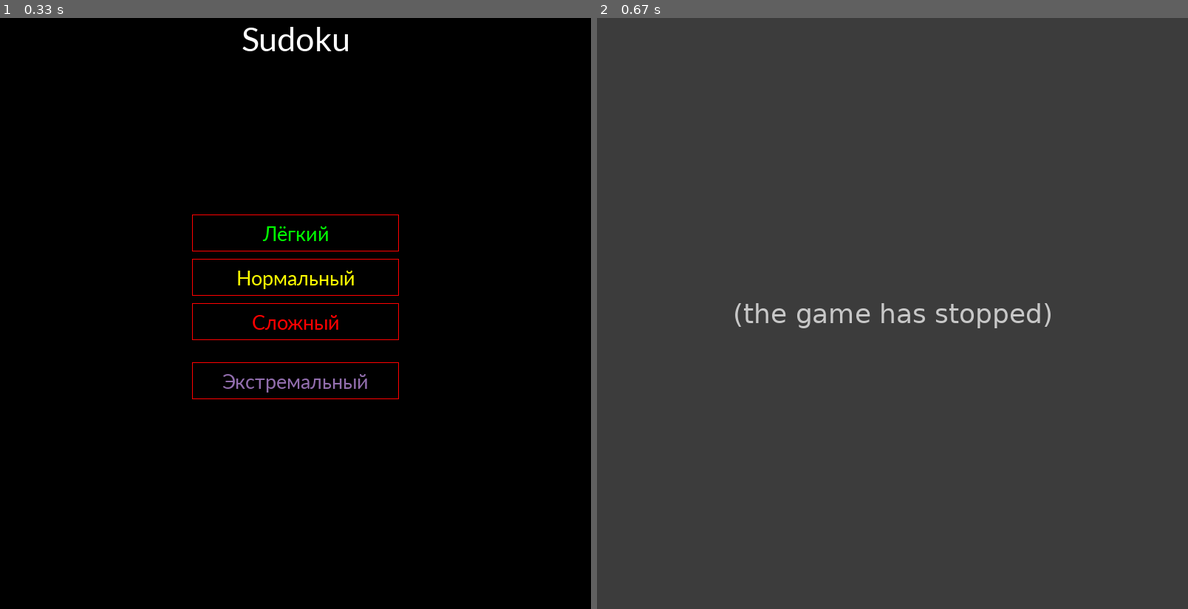
Above: before the commit, frames 1-2 (left to right).
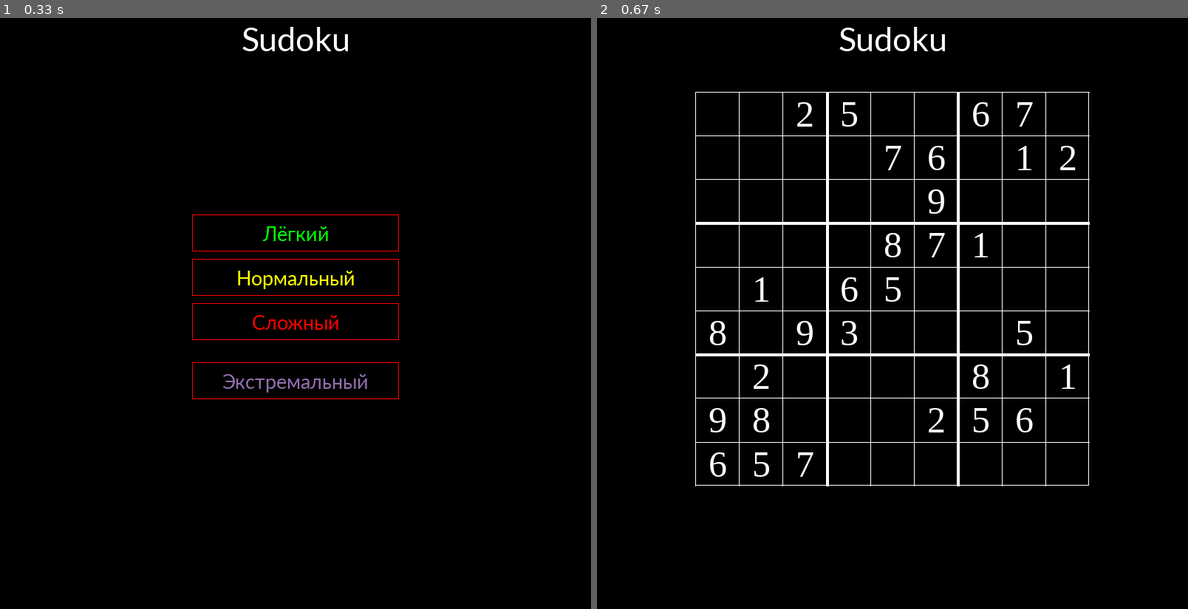
Above: after the commit, the same moments.

Repository: ivanefr/sudoku
Game: pygame game, started from main.py
The game is run twice, just before and just after one commit, with the same random seed, the same clock (stepped at 60 frames per second) and the same inputs.
Inputs (mouse positions are in pixels of both pictures, inside the frame that each line leads up to):
- Up to frame 1 (0.33 s): no input
- Up to frame 2 (0.67 s): click (892, 313) at 0.38 s

Frame 1 is identical in both runs. In frame 2, 100% of the frame differs, in the area x 0-100%, y 0-100%.
Before the commit the program exited at 0.38 s; later frames show no game.

Commit message:
draw field

Diff:
--- a/config.py
+++ b/config.py
@@ -1,6 +1,9 @@
 WIDTH = 800
 HEIGHT = 800
 SIZE = (WIDTH, HEIGHT)
+FIELD_WIDTH = WIDTH / 3 * 2
+FIELD_HEIGHT = FIELD_WIDTH
+CEIL_SIZE = FIELD_HEIGHT / 9
 
 GREEN = (0, 255, 0)
 BLUE = (0, 0, 255)
@@ -13,8 +16,9 @@
 BG_COLOR = BLACK
 FONT_COLOR = WHITE
 BUTTON_COLOR = RED
+FIELD_COLOR = WHITE
 
-EASY_BTN = 1
-NORMAL_BTN = 2
-HARD_BTN = 3
-EXTREME_BTN = 4
+EASY = 1
+NORMAL = 2
+HARD = 3
+EXTREME = 4
--- a/field.py
+++ b/field.py
@@ -1,2 +1,126 @@
+from config import *
+import pygame as pg
+import random
+import solver
+import pygame_func as pg_help
+import copy
+
+
 class Field:
-    def __init__(self, level):
+    def __init__(self, level, n=3):
+        self.n = n
+        self.table = [[((i * n + i // n + j) % (n * n) + 1) for j in range(n * n)] for i in range(n * n)]
+        self.task = [[((i * n + i // n + j) % (n * n) + 1) for j in range(n * n)] for i in range(n * n)]
+        self.level = level
+        self.diff = self.get_difficult()
+
+    def transposing(self):
+        self.table = list(map(list, zip(*self.table)))
+
+    def get_difficult(self):
+        if self.level == EASY:
+            return 40
+        if self.level == NORMAL:
+            return 35
+        if self.level == HARD:
+            return 30
+        else:
+            return 0
+
+    def swap_rows_small(self):
+        area = random.randrange(0, self.n, 1)
+        line1 = random.randrange(0, self.n, 1)
+        n1 = area * self.n + line1
+
+        line2 = random.randrange(0, self.n, 1)
+        while line1 == line2:
+            line2 = random.randrange(0, self.n, 1)
+
+        n2 = area * self.n + line2
+
+        self.table[n1], self.table[n2] = self.table[n2], self.table[n1]
+
+    def swap_colums_small(self):
+        self.transposing()
+        self.swap_rows_small()
+        self.transposing()
+
+    def swap_rows_area(self):
+        area1 = random.randrange(0, self.n, 1)
+
+        area2 = random.randrange(0, self.n, 1)
+        while area1 == area2:
+            area2 = random.randrange(0, self.n, 1)
+
+        for i in range(0, self.n):
+            n1, n2 = area1 * self.n + i, area2 * self.n + i
+            self.table[n1], self.table[n2] = self.table[n2], self.table[n1]
+
+    def swap_colums_area(self):
+        self.transposing()
+        self.swap_rows_area()
+        self.transposing()
+
+    def shuffle(self, amt=10):
+        mix_func = [self.transposing,
+                    self.swap_rows_small,
+                    self.swap_colums_small,
+                    self.swap_rows_area,
+                    self.swap_colums_area]
+        for i in range(1, amt):
+            random.choice(mix_func)()
+        self.task = copy.deepcopy(self.table)
+
+    def generate(self):
+        self.shuffle(15)
+
+        used = [[False for j in range(self.n * self.n)] for i in range(self.n * self.n)]
+        c = 0
+        difficult = self.n ** 4
+        while c < self.n ** 4 and difficult > self.diff:
+            i = random.randrange(0, self.n * self.n, 1)
+            j = random.randrange(0, self.n * self.n, 1)
+            if used[i][j]:
+                continue
+            c += 1
+            used[i][j] = True
+
+            self.task[i][j] = 0
+            difficult -= 1
+
+            temp = []
+            for copy_i in range(0, self.n * self.n):
+                temp.append(self.task[copy_i][:])
+
+            ii = 0
+            for _ in solver.solve_sudoku((self.n, self.n), temp):
+                ii += 1
+
+            if ii != 1:
+                self.task[i][j] = self.table[i][j]
+                difficult += 1
+
+    def draw(self, screen: pg.Surface):
+        pg.draw.rect(screen, FIELD_COLOR,
+                     (WIDTH / 6, 100, FIELD_WIDTH, FIELD_HEIGHT), 1)
+        for i in range(self.n ** 2):
+            w = 1
+            if i == 3 or i == 6:
+                w = 4
+            pg.draw.line(screen, FIELD_COLOR,
+                         (WIDTH / 6, 100 + i * CEIL_SIZE),
+                         (WIDTH / 6 * 5, 100 + i * CEIL_SIZE), w)
+            pg.draw.line(screen, FIELD_COLOR,
+                         (WIDTH / 6 + i * CEIL_SIZE, 100),
+                         (WIDTH / 6 + i * CEIL_SIZE, 100 + FIELD_HEIGHT), w)
+        for i in range(self.n ** 2):
+            for j in range(self.n ** 2):
+                self.draw_ceil(screen, i, j)
+
+    def draw_ceil(self, screen, i, j):
+        if not self.task[i][j]:
+            return
+        text, rect = pg_help.get_text_rect("timesnewroman", str(self.task[i][j]), 50, WHITE)
+        rect.centerx = WIDTH / 6 + (j + 0.5) * CEIL_SIZE
+        rect.centery = 100 + (i + 0.5) * CEIL_SIZE
+        screen.blit(text, rect)
--- a/pygame_func.py
+++ b/pygame_func.py
@@ -24,6 +24,7 @@
     pg.display.update()
     check_exit()
 
+
 def wait_press_buttons(button_arr):
     for event in pg.event.get():
         if event.type == pg.MOUSEBUTTONDOWN:
@@ -33,6 +34,7 @@
                     return button
     return None
 
+
 def get_font(name, size, italic=False, bold=False):
     return pg.font.SysFont(name, size, italic, bold)
 
--- /dev/null
+++ b/solver.py
@@ -0,0 +1,69 @@
+from itertools import product
+
+
+def solve_sudoku(size, grid):
+    R, C = size
+    N = R * C
+    X = ([("rc", rc) for rc in product(range(N), range(N))] +
+         [("rn", rn) for rn in product(range(N), range(1, N + 1))] +
+         [("cn", cn) for cn in product(range(N), range(1, N + 1))] +
+         [("bn", bn) for bn in product(range(N), range(1, N + 1))])
+    Y = dict()
+    for r, c, n in product(range(N), range(N), range(1, N + 1)):
+        b = (r // R) * R + (c // C)  # Box number
+        Y[(r, c, n)] = [
+            ("rc", (r, c)),
+            ("rn", (r, n)),
+            ("cn", (c, n)),
+            ("bn", (b, n))]
+    X, Y = exact_cover(X, Y)
+    for i, row in enumerate(grid):
+        for j, n in enumerate(row):
+            if n:
+                select(X, Y, (i, j, n))
+    for solution in solve(X, Y, []):
+        for (r, c, n) in solution:
+            grid[r][c] = n
+        yield grid
+
+
+def exact_cover(X, Y):
+    X = {j: set() for j in X}
+    for i, row in Y.items():
+        for j in row:
+            X[j].add(i)
+    return X, Y
+
+
+def solve(X, Y, solution):
+    if not X:
+        yield list(solution)
+    else:
+        c = min(X, key=lambda x: len(X[x]))
+        for r in list(X[c]):
+            solution.append(r)
+            cols = select(X, Y, r)
+            for s in solve(X, Y, solution):
+                yield s
+            deselect(X, Y, r, cols)
+            solution.pop()
+
+
+def select(X, Y, r):
+    cols = []
+    for j in Y[r]:
+        for i in X[j]:
+            for k in Y[i]:
+                if k != j:
+                    X[k].remove(i)
+        cols.append(X.pop(j))
+    return cols
+
+
+def deselect(X, Y, r, cols):
+    for j in reversed(Y[r]):
+        X[j] = cols.pop()
+        for i in X[j]:
+            for k in Y[i]:
+                if k != j:
+                    X[k].add(i)
--- a/sudoku.py
+++ b/sudoku.py
@@ -2,6 +2,7 @@
 import pygame_func as pg_help
 from config import *
 from button import Button
+from field import Field
 
 
 class Sudoku:
@@ -15,8 +16,23 @@
         self.draw_start_window()
         self.run()
 
+    def reset(self):
+        self.screen.fill(BLACK)
+
     def run(self):
-        ...
+        self.reset()
+        self.draw_title()
+        field = Field(self.state)
+        field.generate()
+        field.draw(self.screen)
+        for i in field.task:
+            print(' '.join(map(str, i)))
+        print()
+        for i in field.table:
+            print(' '.join(map(str, i)))
+
+        while True:
+            pg_help.update()
 
     def draw_start_window(self):
         self.draw_title()
@@ -25,19 +41,19 @@
         button_lvl_1 = Button(int(WIDTH / 2) - 140,
                               int(HEIGHT / 3),
                               280, 50, "Лёгкий",
-                              BUTTON_COLOR, GREEN, font, EASY_BTN)
+                              BUTTON_COLOR, GREEN, font, EASY)
         button_lvl_2 = Button(int(WIDTH / 2) - 140,
                               int(HEIGHT / 3) + 60,
                               280, 50, "Нормальный",
-                              BUTTON_COLOR, YELLOW, font, NORMAL_BTN)
+                              BUTTON_COLOR, YELLOW, font, NORMAL)
         button_lvl_3 = Button(int(WIDTH / 2) - 140,
                               int(HEIGHT / 3) + 120,
                               280, 50, "Сложный",
-                              BUTTON_COLOR, RED, font, HARD_BTN)
+                              BUTTON_COLOR, RED, font, HARD)
         button_lvl_4 = Button(int(WIDTH / 2) - 140,
                               int(HEIGHT / 3) + 200,
                               280, 50, "Экстремальный",
-                              BUTTON_COLOR, PURPLE, font, EXTREME_BTN)
+                              BUTTON_COLOR, PURPLE, font, EXTREME)
 
         buttons = [button_lvl_1, button_lvl_2, button_lvl_3, button_lvl_4]
         for button in buttons:
